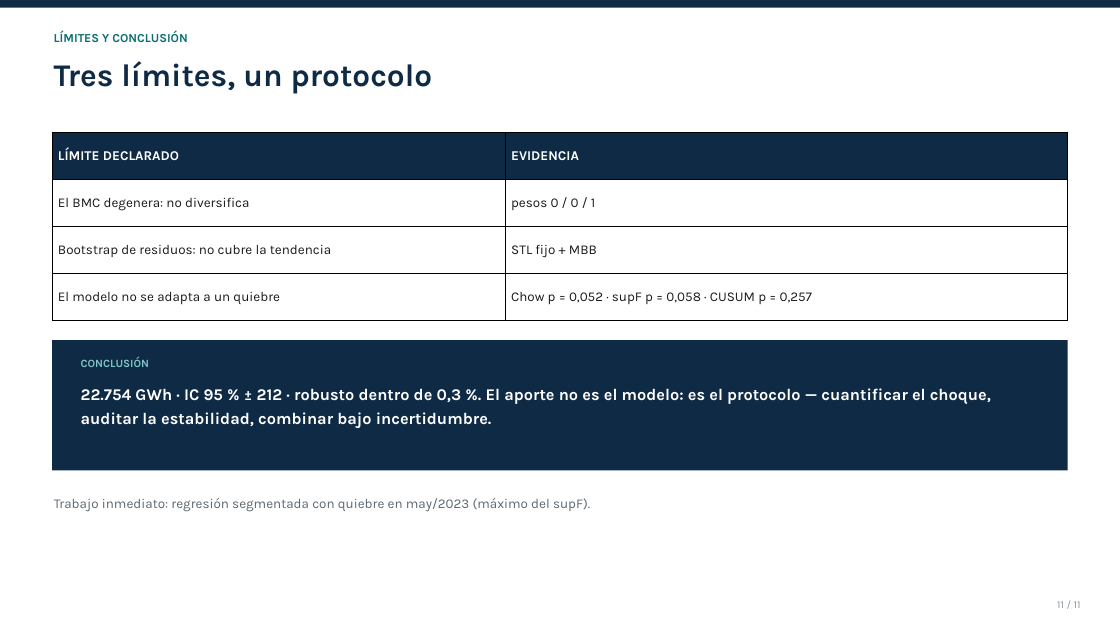
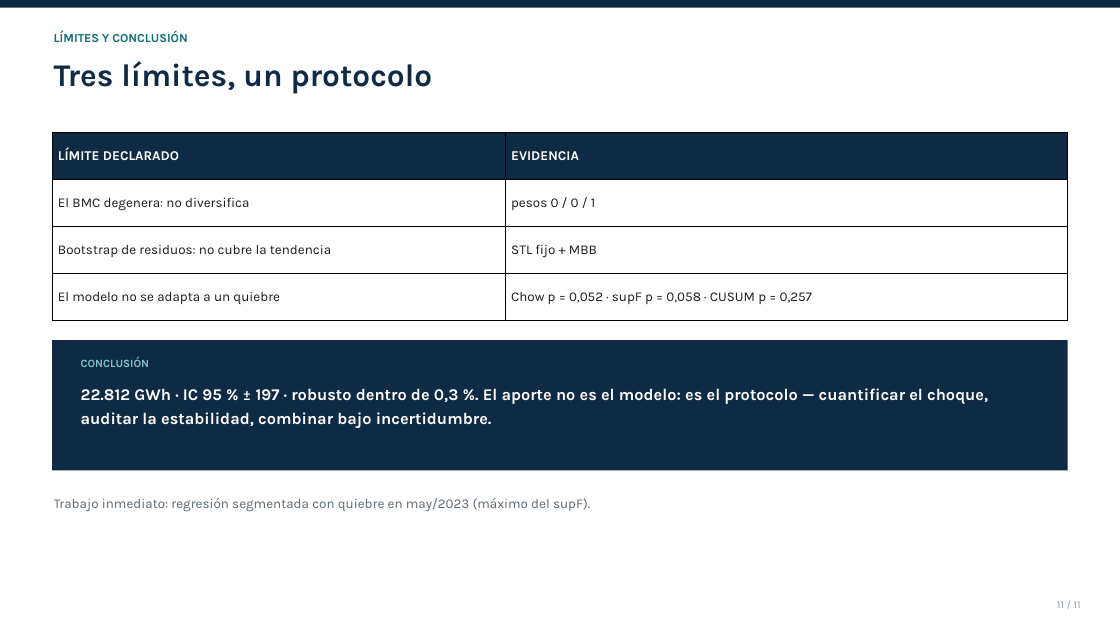
Before and after one commit to Yennzygame/Light_SESA_IND2616, a slide deck: slide 11 of 5_estudio/SLIDES_10MIN.pptx. Drawn at 1120x630 pixels with LibreOffice and Linux fonts; fonts in the diff are those of the drawing. Boxes give left, top, right and bottom in pixels: in the first picture for what was removed or moved away, otherwise in the second. Text is boxed around its words. In the diff, an @@ line names an element or a change of style, - is before the commit and + after.

```diff
--- a/5_estudio/SLIDES_10MIN.pptx
+++ b/5_estudio/SLIDES_10MIN.pptx
@@ text at <box>81,388,988,428</box>: text changed @@
-22.754 GWh · IC 95 % ± 212 · robusto dentro de 0,3 %. El aporte no es el modelo: es el protocolo — cuantificar el choque, auditar la estabilidad, combinar bajo incertidumbre.
+22.812 GWh · IC 95 % ± 197 · robusto dentro de 0,3 %. El aporte no es el modelo: es el protocolo — cuantificar el choque, auditar la estabilidad, combinar bajo incertidumbre.
```
Also in this commit, not shown: 7 other slides changed, 3 other files.
